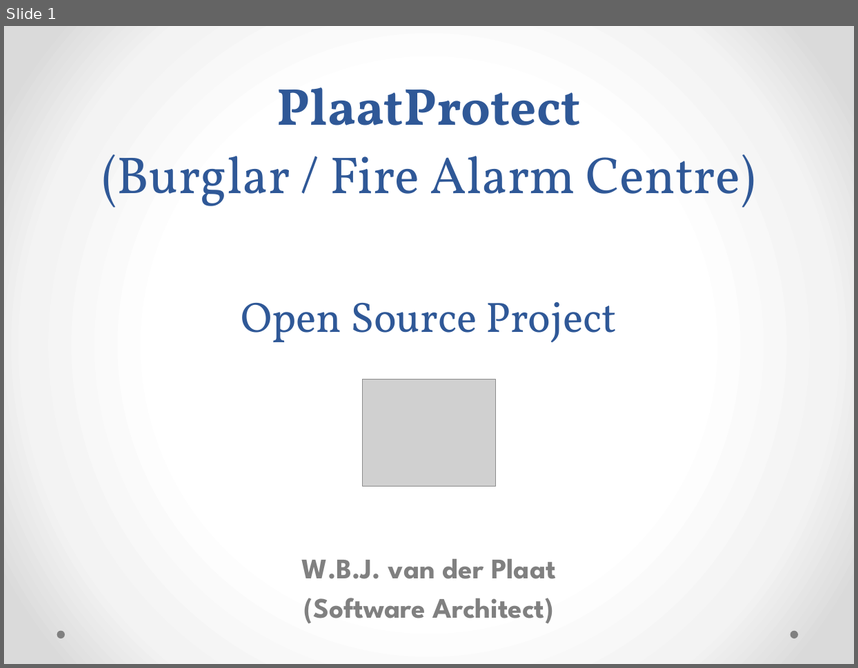
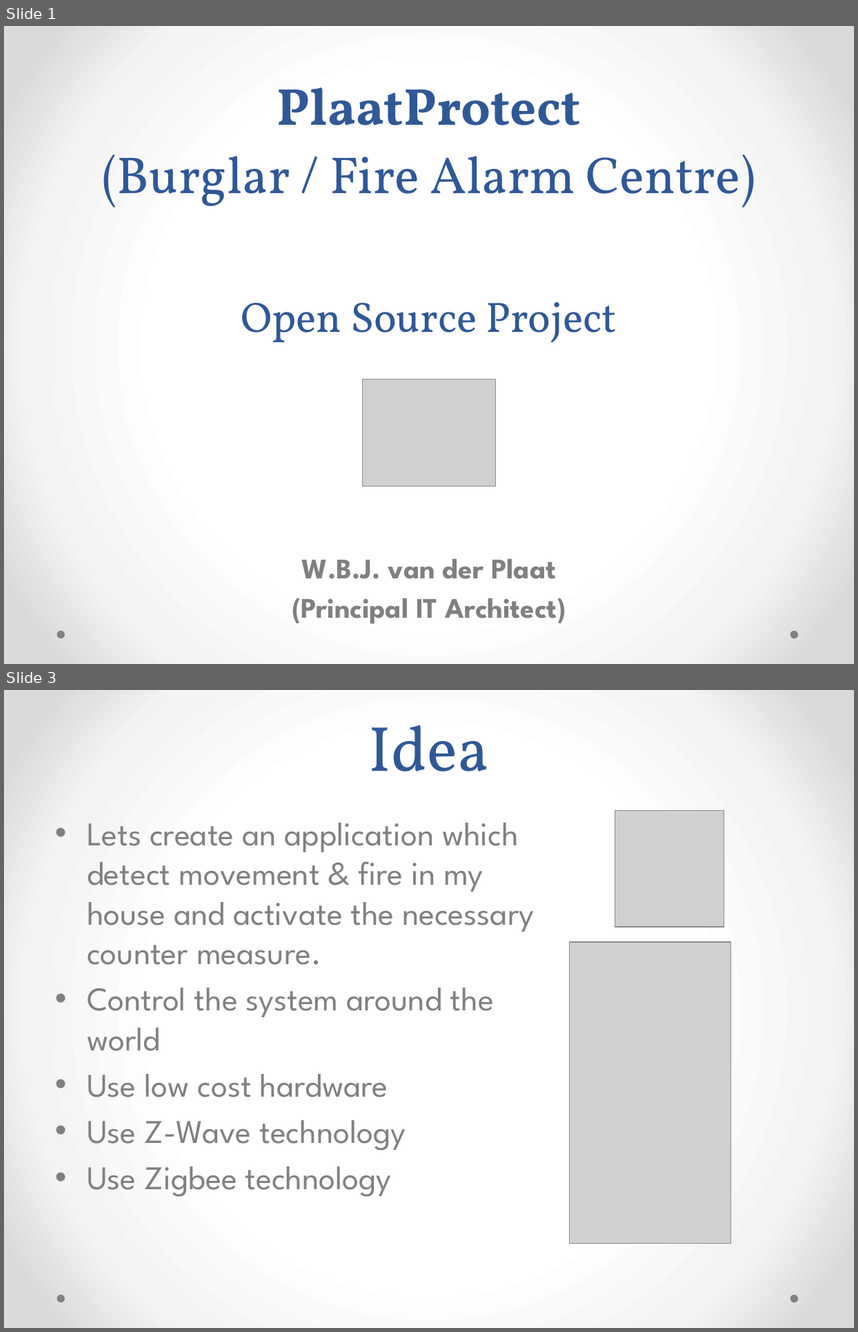
Before and after one commit to plaatsoft/plaatprotect, a slide deck: doc/ppt/PlaatProtect Design.pptx. Shown one above the other, each under a label of ours: slide 1 before the commit, slides 1 and 3 after it; the slides between them are not shown. The pictures are 858x668 and 858x1332 pixels, drawn with LibreOffice and Linux fonts; fonts in the diff are those of the drawing; grey boxes stand for pictures. Boxes give left, top, right and bottom in pixels: in the first picture for what was removed or moved away, otherwise in the second. Text is boxed around its words. In the diff, an @@ line names an element or a change of style, - is before the commit and + after.

```diff
--- a/doc/ppt/PlaatProtect Design.pptx
+++ b/doc/ppt/PlaatProtect Design.pptx
@@ slide 3 added at box(4, 690, 854, 1328), background gradient #FFFFFF to #F4F4F4 to #DADADA; not listed: 2 template elements that a slide beside it also shows @@
@@ title added at box(369, 725, 490, 771), 54 pt, text #2F5897 @@
+Idea
@@ picture added at box(615, 811, 724, 927) @@
@@ text added at box(87, 822, 534, 1196), 28 pt, text #808080 @@
+• Lets create an application which detect movement & fire in my house and activate the necessary counter measure.
+• Control the system around the world
+• Use low cost hardware
+• Use Z-Wave technology
+• Use Zigbee technology
@@ picture added at box(569, 942, 731, 1243) @@
@@ slide 1 changed as well @@
@@ text at box(292, 597, 566, 624): text changed @@
-(Software Architect)
+(Principal IT Architect)
```
Also in this commit, not shown: 5 other slides changed, 7 other slides added, 1 other file.
